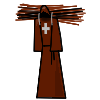
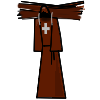
The second (100, 100) image is a revision of the first. Changes to its layers:
moved "Layer 15" above "Layer 22" over [38, 5, 52, 17]
showed "Layer 20" over [16, 3, 82, 20]
showed "Layer 21" over [18, 0, 85, 21]
showed "Layer 25" over [19, 1, 85, 20]
hid "Layer 26 copy" over [17, 3, 86, 19]
hid "Layer 26" over [15, 10, 84, 26]
